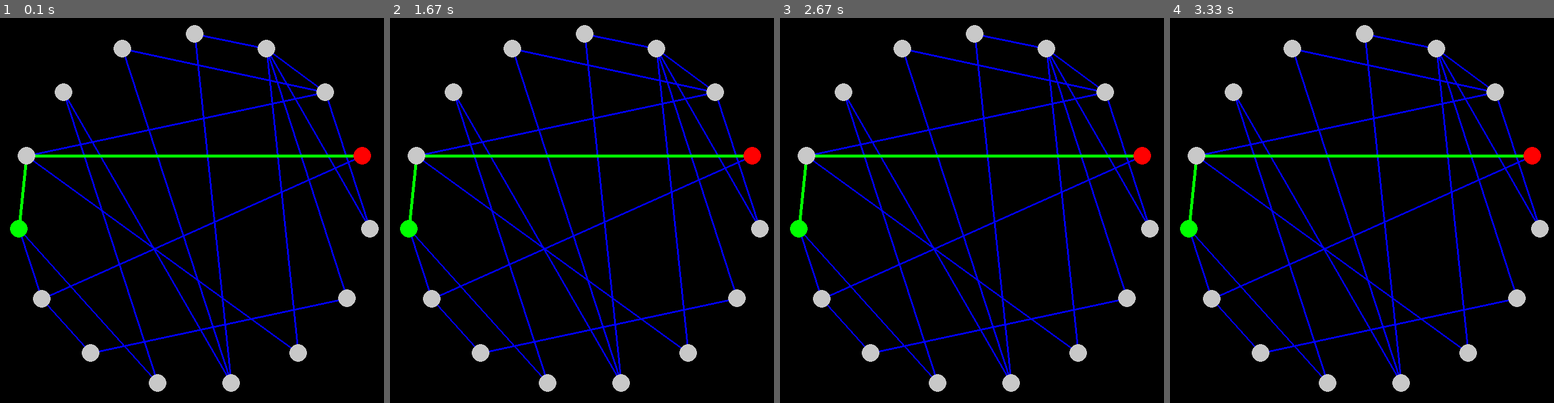
Above: before the commit, frames 1-4 (left to right).
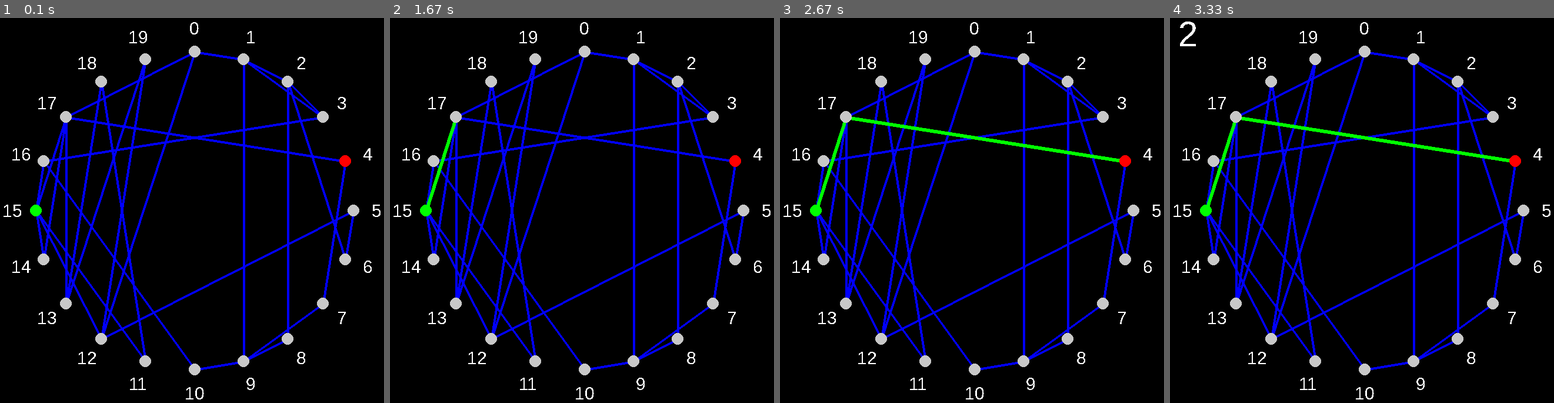
Above: after the commit, the same moments.

Repository: bly0001pixel/bly0001pixel.github.io
Game: pygame game, started from Computing12/Coding Challenge 1/Nodes/visualiser.py
Two runs of this game, one before a commit and one after it. Both use one fixed random seed, a clock stepped at 60 frames per second and the inputs below.
Inputs:
- Up to frame 1 (0.1 s): no input
- Up to frame 2 (1.67 s): no input
- Up to frame 3 (2.67 s): no input
- Up to frame 4 (3.33 s): no input

The runs differ from the first frame. In frame 1, 15% of the frame differs, in the area x 0-100%, y 1-100%; in frame 2, 15%; in frame 3, 15%; in frame 4, 15%, in the area x 0-100%, y 0-100%.

Commit message:
visualiser.py added labels

Diff:
--- a/Computing12/Coding Challenge 1/Nodes/nodes.py
+++ b/Computing12/Coding Challenge 1/Nodes/nodes.py
@@ -126,6 +126,9 @@
     steps = pathfind_forwards(edges, origin, dest, size)
     route = pathfind_backwards(steps, origin, dest)
 
-    print(route)
+    #Debug prints
+    #for step in steps:
+    #    print(step)
+    #print(route)
 
     return route, connections, origin, dest
--- a/Computing12/Coding Challenge 1/Nodes/visualiser.py
+++ b/Computing12/Coding Challenge 1/Nodes/visualiser.py
@@ -2,7 +2,7 @@
 from pygame import Vector2 as v2
 pygame.init()
 from nodes import nodes_main
-import math
+import math, time
 
 FPS, WIDTH, HEIGHT = 60, 700, 700
 window = pygame.display.set_mode((WIDTH, HEIGHT))
@@ -10,22 +10,27 @@
 
 BLACK = (0,0,0)
 GREY = (200,200,200)
+WHITE = (255,255,255)
 GREEN = (0,255,0)
 BLUE = (0,0,255)
 RED = (255,0,0)
 
+FONT1 = pygame.font.SysFont("sansserif", 60, False)
+FONT2 = pygame.font.SysFont("sansserif", 30, False)
+
 #Initialises Network Variables
-size = 15
-minConnections = 10
+size = 20
+minConnections = 20
 
 #Initialise Display Variables
-margin = 50
-radius = 15
+margin = 80
+radius = 10
 center = v2(WIDTH/2,HEIGHT/2)
 largeRadius = (HEIGHT/2)-(margin)
 interval = 360/(size)
-connectionWidth = 3
-routeWidth = 5
+connectionWidth = 4
+routeWidth = 6
+labelDist = 40
 
 nodes = []
 
@@ -34,6 +39,19 @@
         self.pos = pos
         self.num = num
         self.colour = colour
+
+textBoxes = []
+
+class TextBox:
+    def __init__(self, text, pos, colour, textID):
+        self.text = text
+        self.colour = colour
+        self.textID = textID
+        if self.textID == 0:
+            self.blit = FONT1.render(self.text, 0, self.colour)
+        elif self.textID == 1:
+            self.blit = FONT2.render(self.text, 0, self.colour)
+        self.pos = v2(pos.x-(self.blit.get_width()/2),pos.y-(self.blit.get_height()/2))
 
 def create_nodes(origin, dest):
     #Create nodes on positive x side
@@ -74,20 +92,41 @@
 
     return routeLines
 
-def draw_display(connectionLines, routeLines):
+def create_node_labels():
+    for i in range(size):
+        #Angle and postion of label
+        angle = math.radians(interval*i)
+        labelX = center.x + ((largeRadius+labelDist)*math.sin(angle))
+        labelY = center.y - ((largeRadius+labelDist)*math.cos(angle))
+        labelPos = v2(labelX, labelY)
+        label = TextBox(str(i), labelPos, WHITE, 1)
+        textBoxes.append(label)
+
+def draw_display(connectionLines, routeLines, animationIndex):
     window.fill(BLACK)
 
     #Draw all edges
     for connection in connectionLines:
         pygame.draw.line(window, BLUE, connection[0], connection[1], connectionWidth)
 
-    #Draw route
-    for routeLine in routeLines:
-        pygame.draw.line(window, GREEN, routeLine[0], routeLine[1], routeWidth)
+    #Draw route according to animation progress
+    for i in range(min(len(routeLines),animationIndex)):
+        pygame.draw.line(window, GREEN, routeLines[i][0], routeLines[i][1], routeWidth)
 
     #Draw nodes
     for node in nodes:
         pygame.draw.circle(window, node.colour, node.pos, radius)
+
+    #Draw route length when animation finishes
+    if animationIndex == len(routeLines)+1:
+        for textBox in textBoxes:
+            if textBox.textID == 0:
+                window.blit(textBox.blit, textBox.pos)
+
+    #Draw node labels
+    for textBox in textBoxes:
+        if textBox.textID != 0:
+            window.blit(textBox.blit, textBox.pos)
 
 def main():
     run = True
@@ -101,10 +140,24 @@
     connectionLines = create_connections(connections)
     routeLines = create_route(route)
 
-    print(len(routeLines))
+    #Initialise Animation Variables
+    animationTime = 0.8
+    animationIndex = 0
+    animationClock = -FPS*animationTime
+
+    #Create route length text
+    routeLengthText = TextBox(str(len(routeLines)),v2(50,50),WHITE, 0)
+    textBoxes.append(routeLengthText)
+
+    #Create node labels
+    create_node_labels()
 
     while run:
         clock.tick(FPS)
+        animationClock += 1
+        if animationClock >= animationTime*FPS:
+            animationIndex = min(len(routeLines)+1,animationIndex+1)
+            animationClock = 0
 
         for event in pygame.event.get():
             if event.type == pygame.QUIT:
@@ -113,8 +166,10 @@
                 run = False
 
         #Draw and update frame
-        draw_display(connectionLines, routeLines)
+        draw_display(connectionLines, routeLines, animationIndex)
         pygame.display.flip()
+
+        print(animationIndex)
 
     pygame.quit()
 
